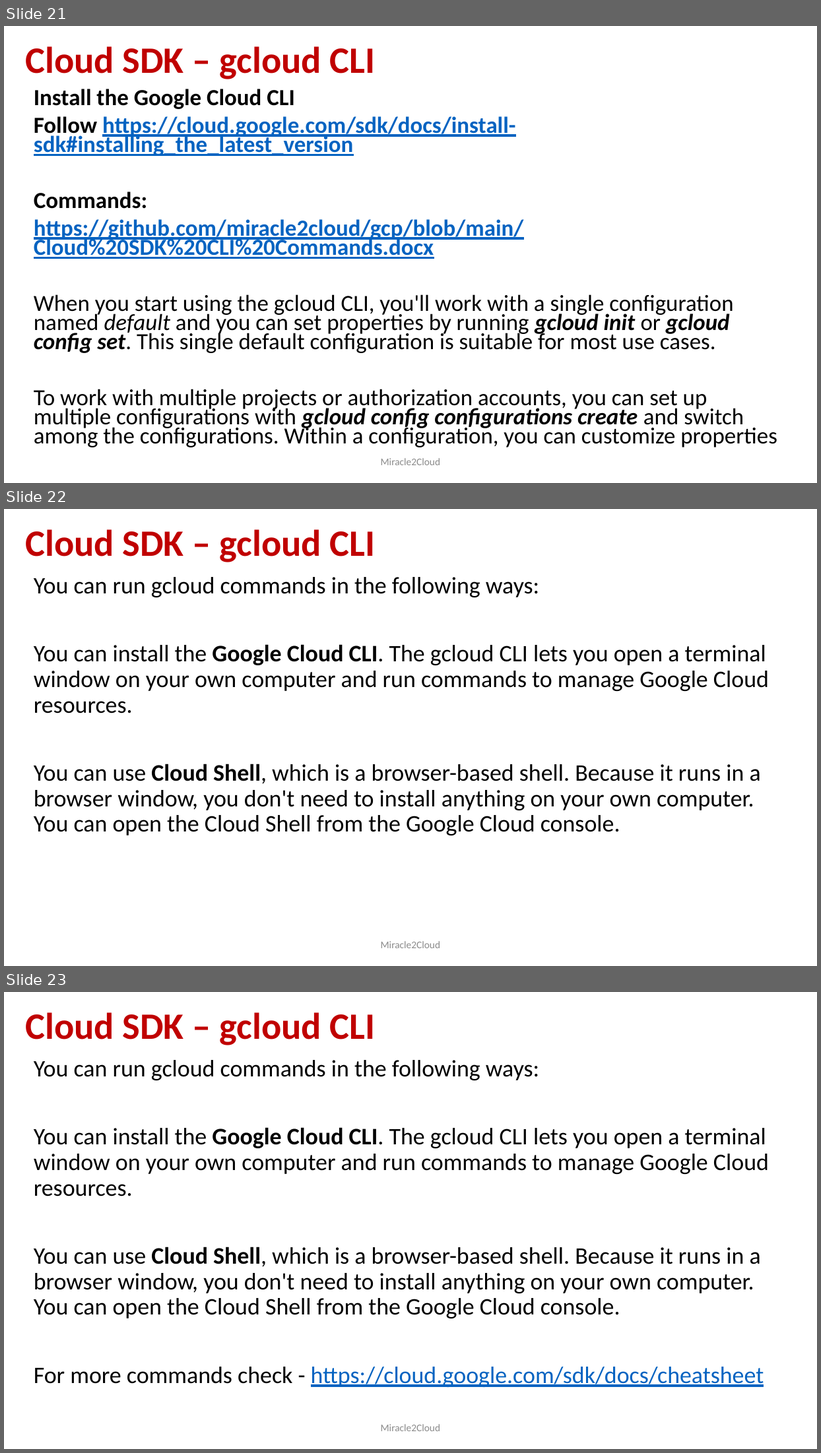
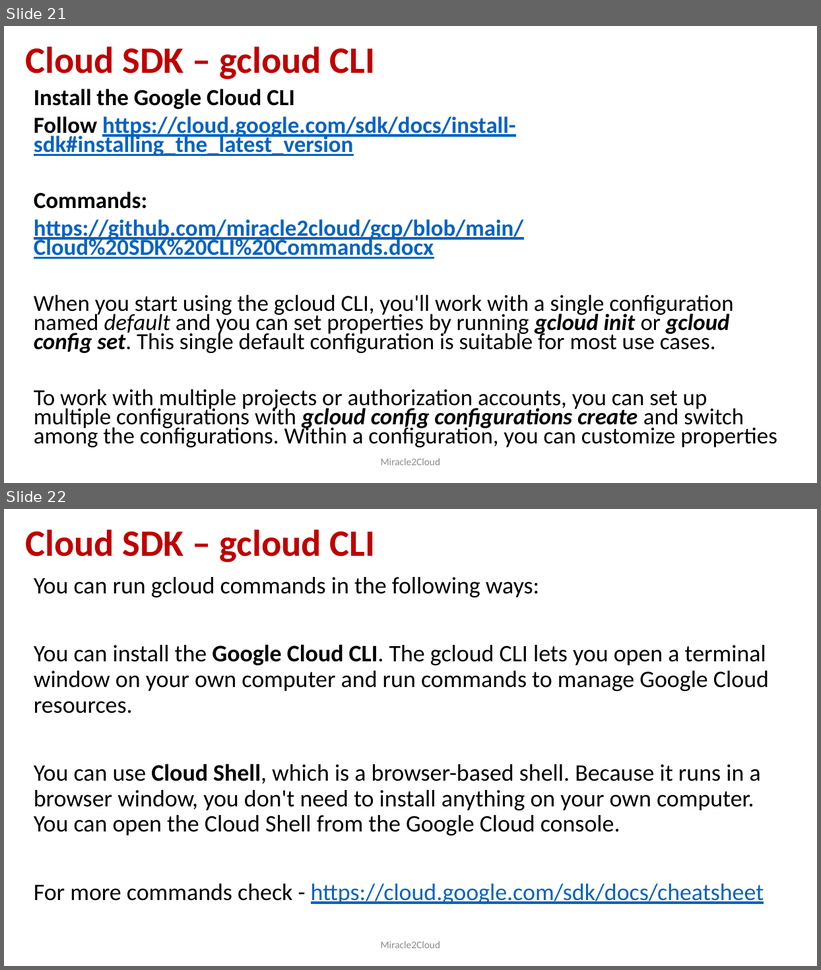
Before and after one commit to miracle2cloud/gcp, a slide deck: Google Cloud Platform.pptx. Shown one above the other, each under a label of ours: slides 21, 22 and 23 before the commit, slides 21 and 22 after it. The pictures are 821x1453 and 821x970 pixels, drawn with LibreOffice and Linux fonts; fonts in the diff are those of the drawing. Boxes give left, top, right and bottom in pixels: in the first picture for what was removed or moved away, otherwise in the second. Text is boxed around its words. In the diff, an @@ line names an element or a change of style, - is before the commit and + after.

```diff
--- a/Google Cloud Platform.pptx
+++ b/Google Cloud Platform.pptx
@@ slide 22 removed at (4,509,817,966), background #FFFFFF @@
@@ title removed at (25,529,376,562) @@
-Cloud SDK – gcloud CLI
@@ text removed at (34,577,769,836) @@
-You can run gcloud commands in the following ways:
-You can install the Google Cloud CLI. The gcloud CLI lets you open a terminal window on your own computer and run commands to manage Google Cloud resources.
-You can use Cloud Shell, which is a browser-based shell. Because it runs in a browser window, you don't need to install anything on your own computer. You can open the Cloud Shell from the Google Cloud console.
@@ text removed at (381,941,440,949) @@
-Miracle2Cloud
@@ what was slide 23 is now slide 22 @@
```
Also in this commit, not shown: 6 slides changed, 3 slides added, 1 other slide removed.
